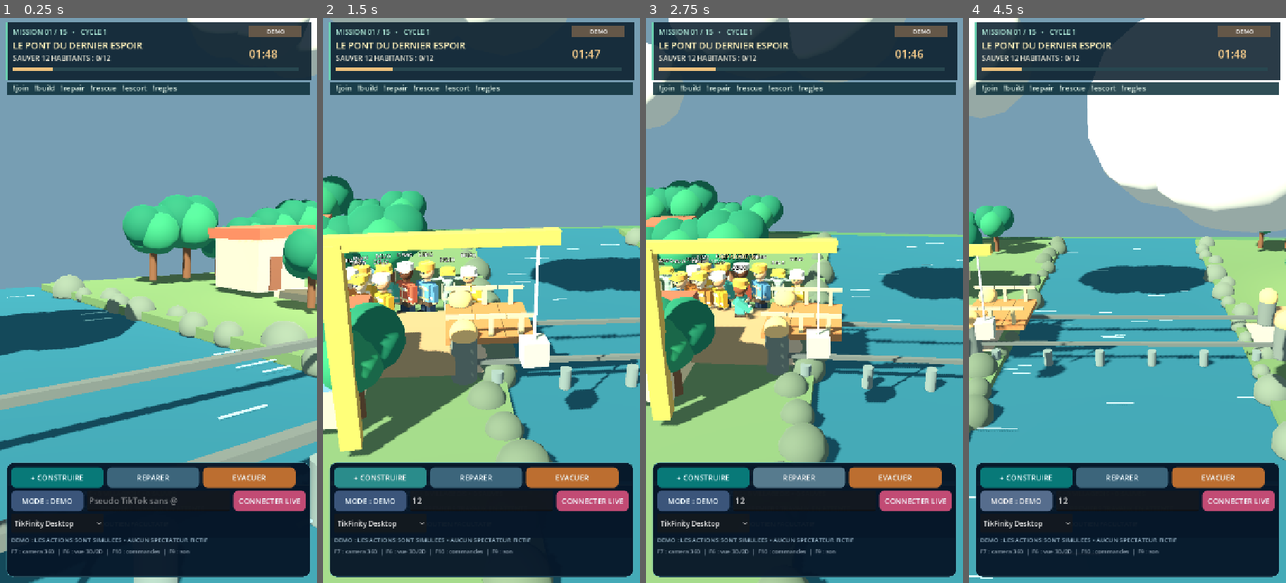
Above: before the commit, frames 1-4 (left to right).
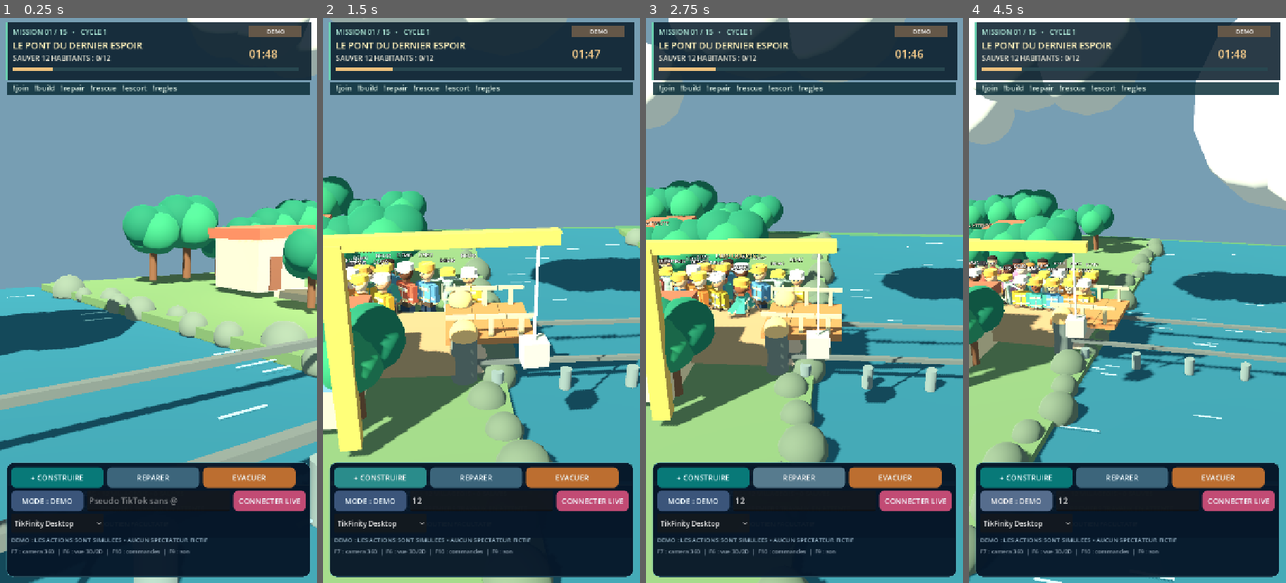
Above: after the commit, the same moments.

Repository: Hsergo/LIVE-BATTLES
Game: Godot game, scene res://main.tscn
The game is run twice, just before and just after one commit, with the same random seed, the same clock (stepped at 60 frames per second) and the same inputs.
Inputs (mouse positions are in pixels of both pictures, inside the frame that each line leads up to):
- Up to frame 1 (0.25 s): no input
- Up to frame 2 (1.5 s): click (481, 498) at 0.52 s; type "12" at 0.6 s; click "+ CONSTRUIRE" at 1.25 s
- Up to frame 3 (2.75 s): click "REPARER" at 2 s
- Up to frame 4 (4.5 s): click "EVACUER" at 2.75 s; click "MODE : DEMO" at 3.5 s; click "MODE : LIVE" at 4.25 s

The runs differ from the first frame. In frame 2, 1.8% of the frame differs, in the area x 0-100%, y 27-78%; in frame 3, 2.9%; in frame 4, 41%, in the area x 0-100%, y 0-100%.
Error before the commit: Parse Error: There is already a variable named "visual" declared in this scope. (res://scripts/villagers_3d.gd:164)

Commit message:
art: visible rigged villagers, distinct ages/outfits, evacuation labels, emergency gestures and rescue arrival

Diff:
--- a/rescue/game/scripts/villagers_3d.gd
+++ b/rescue/game/scripts/villagers_3d.gd
@@ -25,6 +25,8 @@
 var count_waiting := 0
 var waiting_sign: Label3D
 var safe_sign: Label3D
+var rescue_started: Dictionary = {}
+var last_safely_arrived := 0
 
 func setup(game: RefCounted, scene_type: String) -> void:
 	mission = game
@@ -33,6 +35,8 @@
 	for child in get_children():
 		child.queue_free()
 	crowd.clear()
+	rescue_started.clear()
+	last_safely_arrived = 0
 	var amount := mini(int(game.get("target")),MAX_CIVILIANS)
 	for idx in range(amount):
 		crowd.append(_create_civilian(idx))
@@ -109,6 +113,7 @@
 	person.add_child(visual)
 	var is_child := index%6 == 2
 	var is_elder := index%7 == 4
+	var is_responder_family := index%8 == 1
 	person.call("configure",2,0.185 if is_child else 0.22,1.13 if is_child else 1.44)
 	visual.scale = Vector3.ONE * (0.72 if is_child else (0.91 if is_elder else 0.99+float(index%3)*0.035))
 	var skin: Color = SKIN[(index*7+2)%SKIN.size()]
@@ -131,6 +136,19 @@
 		_box(visual,Vector3(-0.20,1.14,0.035),Vector3(0.06,0.78,0.05),Color("#d9b97d"))
 	if is_elder:
 		_box(visual,Vector3(0.40,0.52,0.07),Vector3(0.065,1.0,0.055),Color("#bba281"))
+	if is_child:
+		# A small school backpack and cap help viewers identify children.
+		_box(visual,Vector3(0,1.08,-0.31),Vector3(0.44,0.50,0.22),Color("#d4a44f"))
+		_box(visual,Vector3(0,2.11,0.09),Vector3(0.50,0.09,0.29),Color("#e9b66f"))
+	if is_responder_family:
+		# Emergency red armband: visual storytelling without text clutter.
+		_box(visual,Vector3(0.33,1.38,0.02),Vector3(0.16,0.15,0.25),Color("#eaa19a"))
+	if site_type == "lighthouse":
+		# Life-vest makes the maritime rescue different from the village.
+		_box(visual,Vector3(0.0,1.18,0.30),Vector3(0.58,0.65,0.085),Color("#ee994f"))
+		_box(visual,Vector3(0.0,1.18,0.36),Vector3(0.09,0.59,0.035),Color("#e8e3a1"))
+	elif site_type == "helipad":
+		_box(visual,Vector3(0.0,1.50,0.29),Vector3(0.55,0.12,0.05),Color("#e8d77d"))
 	var joints: Dictionary = {}
 	for limb in ["left","right"]:
 		var sign := -1.0 if limb=="left" else 1.0
@@ -153,20 +171,39 @@
 	joints["is_child"] = is_child
 	joints["is_elder"] = is_elder
 	joints["phase"] = "waiting"
+	joints["safe_at"] = -1.0
 	joints["height"] = 0.76 if is_child else 1.0
 	joints["previous_position"] = Vector3.ZERO
 	# Use the licensed humanoid model on a subset of adults. Children and
 	# elders retain distinct procedural silhouettes until suitable CC0 rigs exist.
-	if not is_child and not is_elder and index % 5 == 0:
+	if not is_child and not is_elder and index % 4 == 0:
 		var avatar := load("res://scripts/rigged_humanoid.gd").new() as Node3D
-		visual.add_child(avatar)
-		if bool(avatar.call("setup",1.03)):
-			for visual in person.get_children():
-				if visual != avatar and visual is Node3D:
-					(visual as Node3D).visible = false
+		# It must be a SIBLING of CivilianAppearance. Hiding its parent
+		# previously hid the licensed rig as well, so nothing appeared.
+		person.add_child(avatar)
+		if bool(avatar.call("setup",1.05)):
+			visual.visible = false
 			joints["avatar"] = avatar
+			# Independent visible accessory gives the civilian a distinct role.
+			var carry := Node3D.new()
+			carry.name = "PersonalEmergencyBag"
+			person.add_child(carry)
+			_box(carry,Vector3(0.0,0.95,-0.28),Vector3(0.39,0.53,0.20),COATS[(index+3)%COATS.size()])
+			joints["carry"] = carry
 		else:
 			avatar.queue_free()
+	var rescue_tag := Label3D.new()
+	rescue_tag.name = "RescueStatus"
+	person.add_child(rescue_tag)
+	rescue_tag.visible = false
+	rescue_tag.text = "EVACUATION"
+	rescue_tag.position = Vector3(0,2.54,0)
+	rescue_tag.font_size = 42
+	rescue_tag.pixel_size = 0.0038
+	rescue_tag.outline_size = 9
+	rescue_tag.billboard = BaseMaterial3D.BILLBOARD_ENABLED
+	rescue_tag.modulate = Color("#fff0aa")
+	joints["status_tag"] = rescue_tag
 	person.position = _waiting_position(index)
 	return joints
 
@@ -229,6 +266,7 @@
 			crossing[person_index] = moving
 	var started := int(mission.get("next_villager_index"))
 	var endangered := float(mission.get("flood_level")) > 0.34
+	var urgent := float(mission.get("flood_level")) > 0.74
 	count_away = crossing.size()
 	count_waiting = 0
 	count_safe = 0
@@ -250,14 +288,19 @@
 			walk = rig.position.distance_to(target)>0.18
 		else:
 			count_waiting += 1
+		var previous_phase := str(actor.get("phase","waiting"))
+		if phase == "crossing" and previous_phase != "crossing":
+			rescue_started[idx] = time
+		if phase == "safe" and previous_phase != "safe":
+			actor["safe_at"] = time
 		actor["phase"] = phase
 		actor["age"] = float(actor["age"])+d
 		var t := float(actor["age"])
-		var walking_speed := 7.25 if bool(actor["is_elder"]) else (9.0 if bool(actor["is_child"]) else 8.25)
+		var walking_speed := 4.8 if bool(actor["is_elder"]) else (6.2 if bool(actor["is_child"]) else 5.6)
 		var movement: Vector3 = rig.call("move_to",target,walking_speed if walk else 3.0,d)
 		if movement.length_squared()>0.00003 and walk:
 			rig.rotation.y = lerp_angle(rig.rotation.y,atan2(movement.x,movement.z),minf(1.0,d*5.0))
-		var pace := 7.0 if walk else 2.2
+		var pace := 7.8 if walk else 2.0
 		var swing := sin(t*pace+float(idx)*0.8)*(0.58 if walk else (0.25 if endangered and phase=="waiting" else 0.07))
 		(actor["left_arm"] as Node3D).rotation.x = swing
 		(actor["right_arm"] as Node3D).rotation.x = -swing
@@ -267,12 +310,33 @@
 			var avatar: Node3D = actor["avatar"]
 			if is_instance_valid(avatar):
 				avatar.call("animate",d,"walk" if walk else ("celebrate" if phase=="safe" else "idle"))
+		# Different body language: asking for help, walking to safety,
+		# and celebrating after reaching the real refuge.
 		if phase=="safe" and not walk:
-			(actor["right_arm"] as Node3D).rotation.z = 0.50+0.25*sin(t*4.3+float(idx))
+			(actor["right_arm"] as Node3D).rotation.z = 0.55+0.28*sin(t*3.7+float(idx))
+			(actor["left_arm"] as Node3D).rotation.z = -0.25
+		elif phase=="waiting" and endangered:
+			(actor["right_arm"] as Node3D).rotation.z = 0.42+0.31*sin(t*4.3+float(idx))
+			(actor["left_arm"] as Node3D).rotation.z = -0.12 if urgent else 0.0
 		else:
 			(actor["right_arm"] as Node3D).rotation.z = 0.0
+			(actor["left_arm"] as Node3D).rotation.z = 0.0
+		var rescue_tag: Label3D = actor["status_tag"]
+		var recent_arrival := phase=="safe" and (time-float(actor.get("safe_at",-100.0))) < 3.5
+		rescue_tag.visible = phase=="crossing" or recent_arrival
+		if rescue_tag.visible:
+			rescue_tag.text = "EN ROUTE" if phase=="crossing" else "SAUVE"
+			rescue_tag.modulate = Color("#ffe2a7") if phase=="crossing" else Color("#a9ffd5")
+			rescue_tag.position.y = 2.54+0.10*sin(t*3.0)
+		# Look toward the bridge or refuge even when standing still.
+		if phase=="waiting" and not walk:
+			rig.rotation.y = lerp_angle(rig.rotation.y,0.3+sin(t*0.45+float(idx))*0.16,minf(1.0,d*1.5))
 		var appearance: Node3D = actor["visual"]
-		appearance.position.y = 0.018*sin(t*pace) if walk else 0.008*sin(t*pace)
+		appearance.position.y = 0.021*sin(t*pace) if walk else 0.008*sin(t*pace)
+		if actor.has("avatar"):
+			var visible_avatar: Node3D = actor["avatar"]
+			if is_instance_valid(visible_avatar):
+				visible_avatar.position.y = appearance.position.y
 	if waiting_sign != null:
 		waiting_sign.text = "%d PERSONNES EN ATTENTE" % count_waiting
 	if safe_sign != null:
